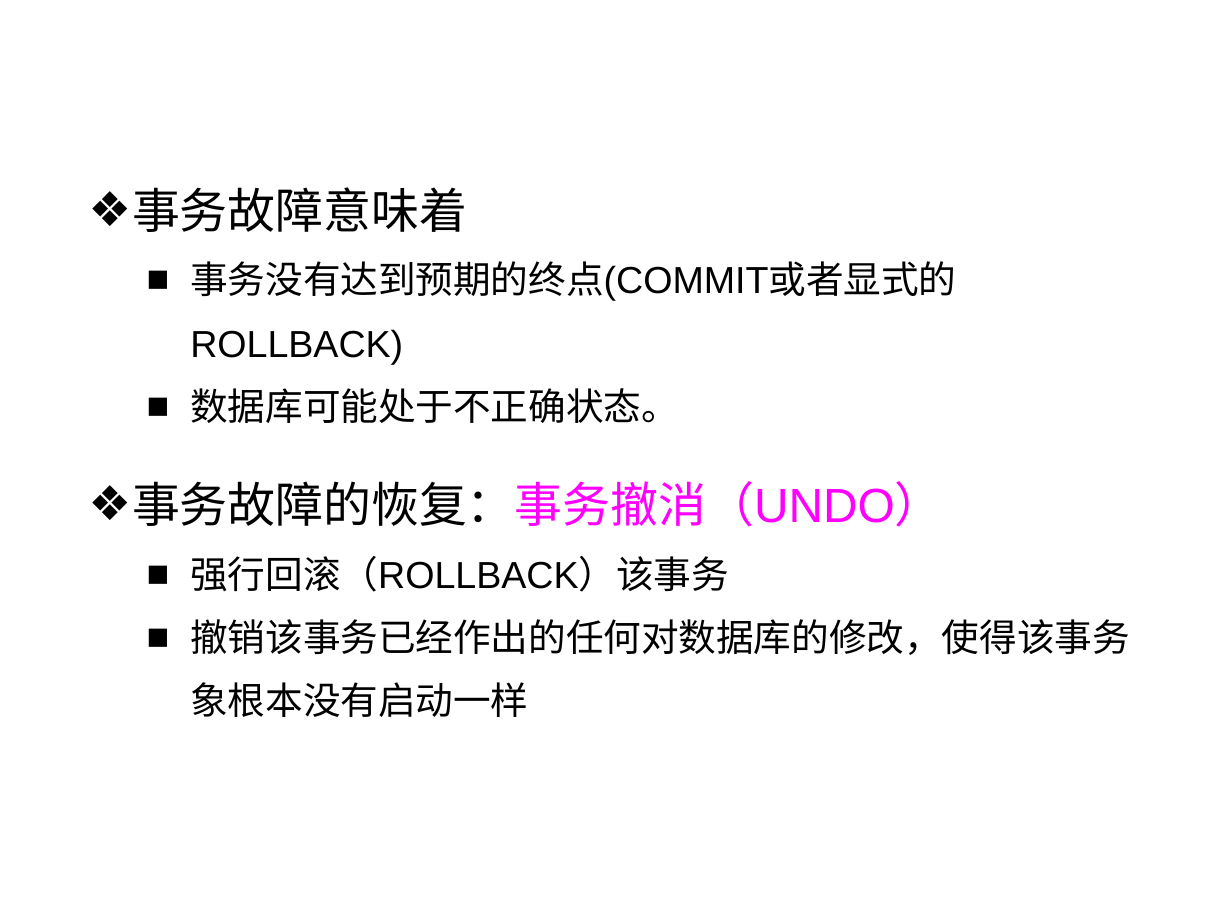
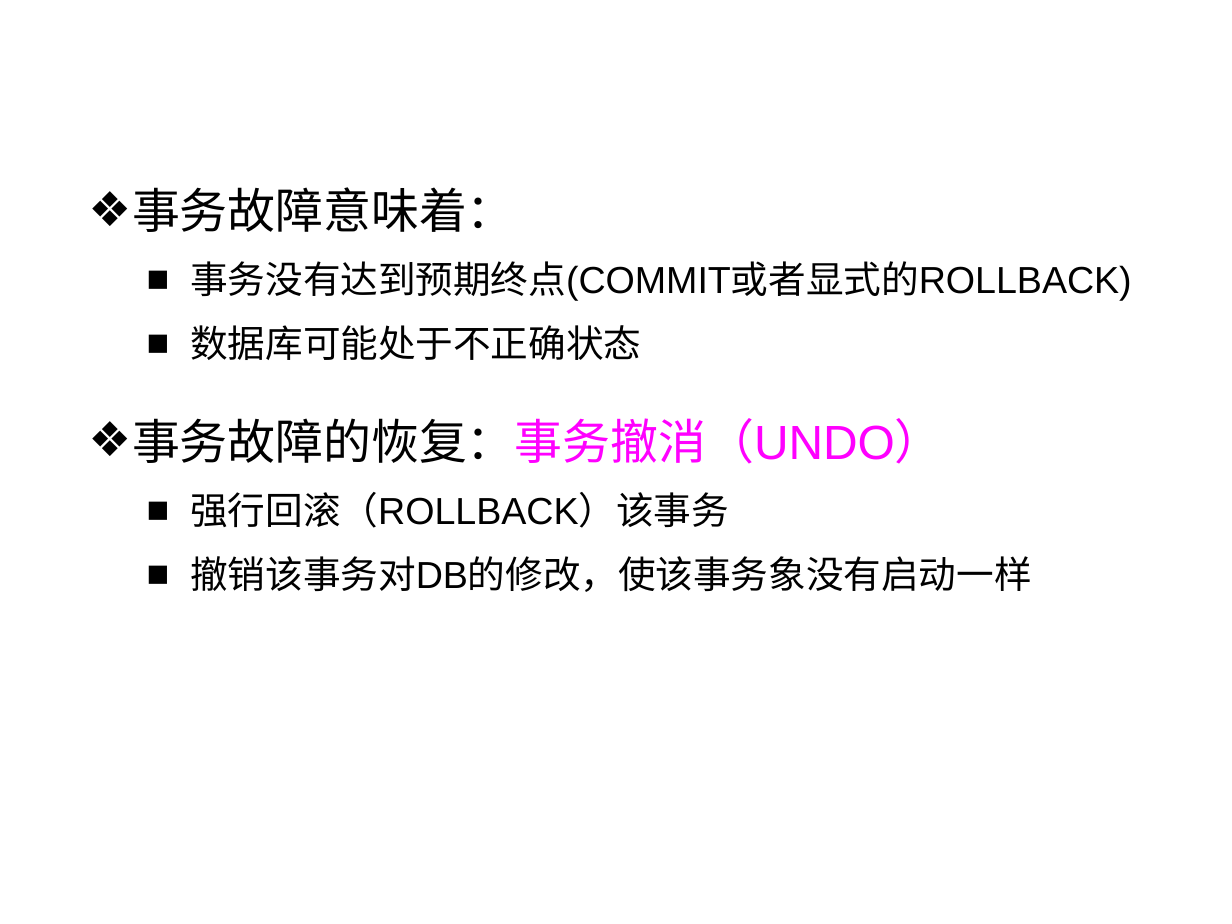
Before and after one commit to HBU/DataBase, a slide deck: slide 19 of PPT/PPT2020/DB第10章.pptx. Drawn at 1232x924 pixels with LibreOffice and Linux fonts; fonts in the diff are those of the drawing; background and template pictures are left out. Boxes give left, top, right and bottom in pixels: in the first picture for what was removed or moved away, otherwise in the second. Text is boxed around its words. In the diff, an @@ line names an element or a change of style, - is before the commit and + after.

```diff
--- a/PPT/PPT2020/DB第10章.pptx
+++ b/PPT/PPT2020/DB第10章.pptx
@@ text at bbox=[132, 187, 1131, 360]: text changed @@
-❖ 事务故障意味着
-  ■ 事务没有达到预期的终点(COMMIT或者显式的ROLLBACK)
-  ■ 数据库可能处于不正确状态。
+❖ 事务故障意味着：
+  ■ 事务没有达到预期终点(COMMIT或者显式的ROLLBACK)
+  ■ 数据库可能处于不正确状态
@@ text at bbox=[190, 556, 1031, 592]: text changed @@
-  ■ 撤销该事务已经作出的任何对数据库的修改，使得该事务象根本没有启动一样
+  ■ 撤销该事务对DB的修改，使该事务象没有启动一样
```
Also in this commit, not shown: 36 other slides changed, 2 slides removed, 7 other files.
